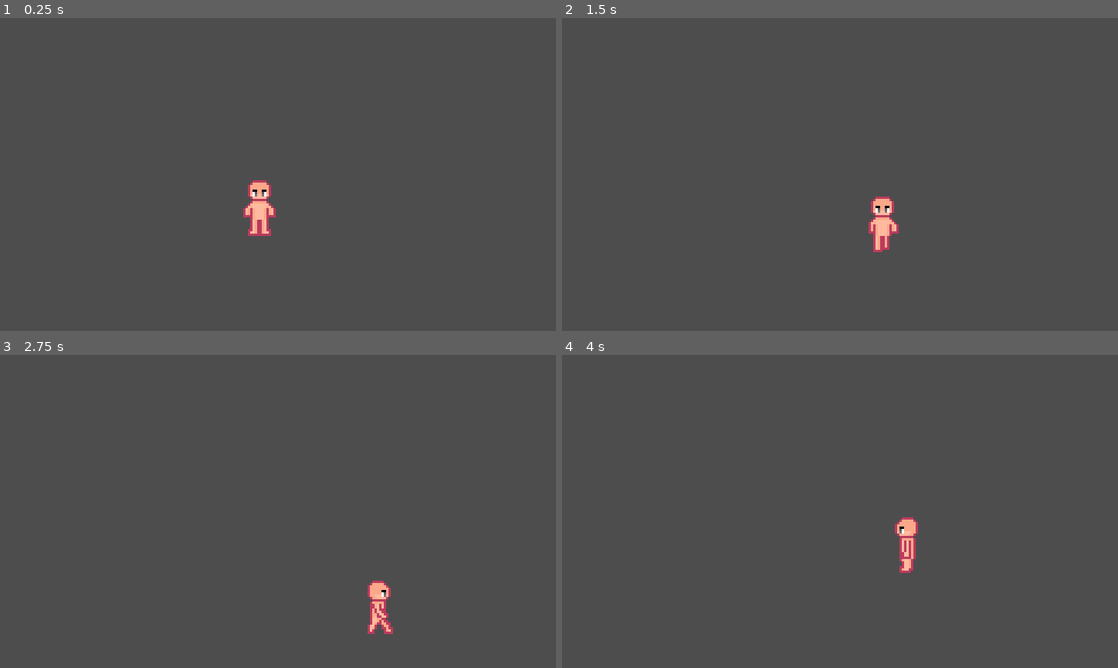
Above: before the commit, frames 1-4 (two rows, left to right).
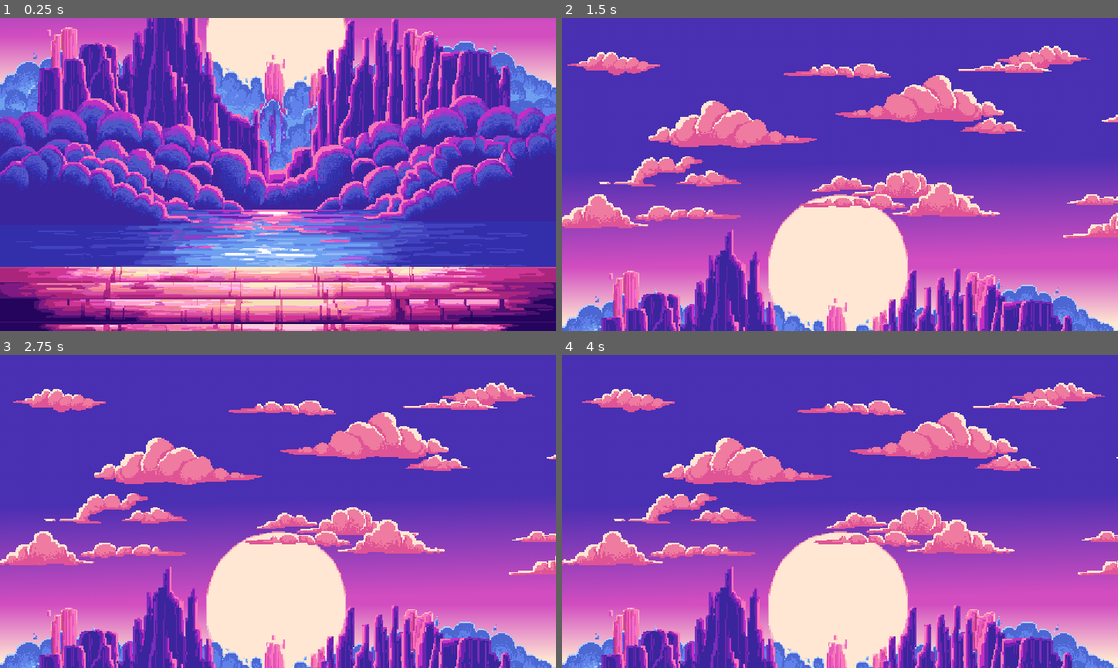
Above: after the commit, the same moments.

Repository: K0DDO/dima4ka-projecto-IVRitto
Game: Godot game, scene res://Scenes/bg.tscn
Same seed, same stepped clock (60 frames per second), same inputs: the game is played once before the commit and once after it. Before the commit the project starts from res://Scenes/world.tscn.
Inputs (mouse positions are in pixels of both pictures, inside the frame that each line leads up to):
- Up to frame 1 (0.25 s): no input
- Up to frame 2 (1.5 s): move the mouse to (962, 158) at 0.52 s; hold Right (ui_right) 0.53-1.28 s; click (962, 158) at 0.67 s; move the mouse to (728, 190) at 1.27 s; hold Down (ui_down) from 1.28 s (still down); click (728, 190) at 1.42 s
- Up to frame 3 (2.75 s): move the mouse to (333, 442) at 2.02 s; release Down (ui_down) at 2.03 s; hold Right (ui_right) from 2.03 s (still down); click (333, 442) at 2.17 s
- Up to frame 4 (4 s): move the mouse to (812, 574) at 2.77 s; release Right (ui_right) at 2.78 s; hold Up (ui_up) 2.78-3.53 s; click (812, 574) at 2.92 s; move the mouse to (1006, 558) at 3.52 s; hold Left (ui_left) from 3.53 s (still down); click (1006, 558) at 3.67 s

The runs differ from the first frame. In frame 1, 100% of the frame differs, in the area x 0-100%, y 0-100%; in frame 2, 100%; in frame 3, 100%; in frame 4, 100%.

Commit message:
adding start menu and making parallax effect

Diff:
--- /dev/null
+++ b/Divine Rebellion/Scenes/bg.tscn
@@ -0,0 +1,131 @@
+[gd_scene load_steps=19 format=3 uid="uid://cjc4nayp1cbpw"]
+
+[ext_resource type="Texture2D" uid="uid://c47xpbj12x1kw" path="res://Art/Backgrounds/menu background/menu background .png" id="1_1y2ea"]
+[ext_resource type="Texture2D" uid="uid://ca1bshnt3utr5" path="res://Art/Backgrounds/menu background/menu clouds.png" id="2_2x6va"]
+[ext_resource type="Script" path="res://Scripts/CloudScript.gd" id="2_nqwbj"]
+[ext_resource type="Script" path="res://Scripts/BGTreesScript.gd" id="2_old3n"]
+[ext_resource type="Script" path="res://Scripts/CameraScript.gd" id="4_ewagd"]
+[ext_resource type="Script" path="res://Scripts/EarthScript.gd" id="4_fk347"]
+[ext_resource type="Script" path="res://Scripts/TreesAndLakeScript.gd" id="4_gyunt"]
+[ext_resource type="Script" path="res://Scripts/MountainsScript.gd" id="4_vto1f"]
+[ext_resource type="Texture2D" uid="uid://dgpqasfcbfvap" path="res://Art/Tech/Menu/name.png" id="9_hy4ky"]
+[ext_resource type="Texture2D" uid="uid://c25g1iq083uc3" path="res://Art/Tech/Menu/menu.png" id="10_wibdf"]
+[ext_resource type="Texture2D" uid="uid://c8joga3phslxc" path="res://Art/Tech/Menu/buttons menu.png" id="11_dm20w"]
+
+[sub_resource type="AtlasTexture" id="AtlasTexture_k1uge"]
+atlas = ExtResource("1_1y2ea")
+region = Rect2(1920, 0, 480, 540)
+
+[sub_resource type="AtlasTexture" id="AtlasTexture_wgui5"]
+atlas = ExtResource("1_1y2ea")
+region = Rect2(1440, 0, 480, 540)
+
+[sub_resource type="AtlasTexture" id="AtlasTexture_xw0xr"]
+atlas = ExtResource("2_2x6va")
+region = Rect2(0, 0, 960, 270)
+
+[sub_resource type="AtlasTexture" id="AtlasTexture_mcbpl"]
+atlas = ExtResource("1_1y2ea")
+region = Rect2(960, 0, 480, 540)
+
+[sub_resource type="AtlasTexture" id="AtlasTexture_67jw7"]
+atlas = ExtResource("1_1y2ea")
+region = Rect2(480, -1, 480, 541)
+
+[sub_resource type="AtlasTexture" id="AtlasTexture_qwpb5"]
+atlas = ExtResource("1_1y2ea")
+region = Rect2(0, 0, 480, 540)
+
+[sub_resource type="AtlasTexture" id="AtlasTexture_xxaix"]
+atlas = ExtResource("11_dm20w")
+region = Rect2(756, 0, 63, 51)
+
+[node name="BG" type="Node2D"]
+position = Vector2(240, 270)
+
+[node name="ParallaxBackground" type="ParallaxBackground" parent="."]
+
+[node name="Sun" type="ParallaxLayer" parent="ParallaxBackground"]
+position = Vector2(240, 270)
+
+[node name="Sun" type="Sprite2D" parent="ParallaxBackground/Sun"]
+texture = SubResource("AtlasTexture_k1uge")
+
+[node name="BG Trees" type="ParallaxLayer" parent="ParallaxBackground"]
+position = Vector2(240, 270)
+
+[node name="BG Trees" type="Sprite2D" parent="ParallaxBackground/BG Trees"]
+texture = SubResource("AtlasTexture_wgui5")
+script = ExtResource("2_old3n")
+
+[node name="Clouds" type="ParallaxLayer" parent="ParallaxBackground"]
+texture_filter = 1
+texture_repeat = 2
+position = Vector2(240, 270)
+motion_mirroring = Vector2(980, 0)
+script = ExtResource("2_nqwbj")
+
+[node name="Clouds" type="Sprite2D" parent="ParallaxBackground/Clouds"]
+texture_filter = 1
+texture_repeat = 2
+position = Vector2(213, -156)
+texture = SubResource("AtlasTexture_xw0xr")
+region_enabled = true
+region_rect = Rect2(0, 0, 1431, 270)
+
+[node name="Mountains" type="ParallaxLayer" parent="ParallaxBackground"]
+position = Vector2(240, 270)
+
+[node name="Mountains" type="Sprite2D" parent="ParallaxBackground/Mountains"]
+texture = SubResource("AtlasTexture_mcbpl")
+script = ExtResource("4_vto1f")
+
+[node name="Trees And Lake" type="ParallaxLayer" parent="ParallaxBackground"]
+position = Vector2(240, 270)
+
+[node name="Trees And Lake" type="Sprite2D" parent="ParallaxBackground/Trees And Lake"]
+position = Vector2(0, 1)
+texture = SubResource("AtlasTexture_67jw7")
+script = ExtResource("4_gyunt")
+
+[node name="Earth" type="ParallaxLayer" parent="ParallaxBackground"]
+position = Vector2(240, 270)
+
+[node name="Earth" type="Sprite2D" parent="ParallaxBackground/Earth"]
+texture = SubResource("AtlasTexture_qwpb5")
+script = ExtResource("4_fk347")
+
+[node name="Camera2D" type="Camera2D" parent="."]
+position = Vector2(0, 77)
+zoom = Vector2(0.5, 0.5)
+script = ExtResource("4_ewagd")
+
+[node name="Name" type="Sprite2D" parent="."]
+visible = false
+position = Vector2(5, -204)
+texture = ExtResource("9_hy4ky")
+
+[node name="Menu" type="Sprite2D" parent="."]
+visible = false
+position = Vector2(4, -78.5)
+texture = ExtResource("10_wibdf")
+
+[node name="StartButton" type="Sprite2D" parent="."]
+visible = false
+position = Vector2(-35, -105)
+texture = SubResource("AtlasTexture_xxaix")
+
+[node name="SettingsButton" type="Sprite2D" parent="."]
+visible = false
+position = Vector2(40, -105)
+texture = SubResource("AtlasTexture_xxaix")
+
+[node name="ExitButton" type="Sprite2D" parent="."]
+visible = false
+position = Vector2(-35, -55)
+texture = SubResource("AtlasTexture_xxaix")
+
+[node name="AboutUsButton" type="Sprite2D" parent="."]
+visible = false
+position = Vector2(40, -55)
+texture = SubResource("AtlasTexture_xxaix")
--- /dev/null
+++ b/Divine Rebellion/Scenes/start_menu.tscn
@@ -0,0 +1,36 @@
+[gd_scene load_steps=7 format=3 uid="uid://suhm5pka78jv"]
+
+[ext_resource type="Texture2D" uid="uid://c8joga3phslxc" path="res://Art/Tech/Menu/buttons menu.png" id="1_f3xbg"]
+
+[sub_resource type="AtlasTexture" id="AtlasTexture_0vw0q"]
+atlas = ExtResource("1_f3xbg")
+region = Rect2(0, 0, 63, 51)
+
+[sub_resource type="AtlasTexture" id="AtlasTexture_kwb2r"]
+atlas = ExtResource("1_f3xbg")
+region = Rect2(63, 0, 63, 51)
+
+[sub_resource type="AtlasTexture" id="AtlasTexture_fgapp"]
+atlas = ExtResource("1_f3xbg")
+region = Rect2(126, 0, 63, 51)
+
+[sub_resource type="AtlasTexture" id="AtlasTexture_7y60g"]
+atlas = ExtResource("1_f3xbg")
+region = Rect2(189, 0, 63, 51)
+
+[sub_resource type="AnimatedTexture" id="AnimatedTexture_545x4"]
+resource_local_to_scene = true
+frames = 3
+frame_0/texture = SubResource("AtlasTexture_kwb2r")
+frame_1/texture = SubResource("AtlasTexture_fgapp")
+frame_1/duration = 1.0
+frame_2/texture = SubResource("AtlasTexture_7y60g")
+frame_2/duration = 1.0
+
+[node name="StartMenu" type="Node2D"]
+
+[node name="TextureButton" type="TextureButton" parent="."]
+offset_right = 40.0
+offset_bottom = 40.0
+texture_normal = SubResource("AtlasTexture_0vw0q")
+texture_hover = SubResource("AnimatedTexture_545x4")
--- a/Divine Rebellion/Scenes/world.tscn
+++ b/Divine Rebellion/Scenes/world.tscn
@@ -2,7 +2,7 @@
 
 [ext_resource type="PackedScene" uid="uid://dvkw106fpvnys" path="res://Player/player.tscn" id="1_cbvdx"]
 
-[node name="World" type="Node2D"]
+[node name="world" type="Node2D"]
 
 [node name="Player" parent="." instance=ExtResource("1_cbvdx")]
 position = Vector2(113, 79)
--- /dev/null
+++ b/Divine Rebellion/Scripts/BGTreesScript.gd
@@ -0,0 +1,9 @@
+extends Sprite2D
+
+func _process(delta):
+	if position.y <= 11:
+		position.y += 1 * delta
+
+func _input(event):
+	if event is InputEventMouseButton:
+		position.y = 11
--- /dev/null
+++ b/Divine Rebellion/Scripts/CameraScript.gd
@@ -0,0 +1,9 @@
+extends Camera2D
+
+func _process(delta):
+	if position.y >= -125:
+		position += Vector2(0, -0.2)
+
+func _input(event):
+	if event is InputEventMouseButton:
+		position = Vector2(0, -125)
--- /dev/null
+++ b/Divine Rebellion/Scripts/CloudScript.gd
@@ -0,0 +1,4 @@
+extends ParallaxLayer
+
+func _physics_process(delta):
+	motion_offset.x += 5 * delta
--- /dev/null
+++ b/Divine Rebellion/Scripts/EarthScript.gd
@@ -0,0 +1,9 @@
+extends Sprite2D
+
+func _process(delta):
+	if position.y <= 100:
+		position.y += 20 * delta
+
+func _input(event):
+	if event is InputEventMouseButton:
+		position.y = 100
--- /dev/null
+++ b/Divine Rebellion/Scripts/MountainsScript.gd
@@ -0,0 +1,9 @@
+extends Sprite2D
+
+func _process(delta):
+	if position.y <= 16:
+		position.y += 1.5 * delta
+
+func _input(event):
+	if event is InputEventMouseButton:
+		position.y = 16.5
--- /dev/null
+++ b/Divine Rebellion/Scripts/TreesAndLakeScript.gd
@@ -0,0 +1,9 @@
+extends Sprite2D
+
+func _process(delta):
+	if position.y <= 40:
+		position.y += 4 * delta
+
+func _input(event):
+	if event is InputEventMouseButton:
+		position.y = 44
--- a/Divine Rebellion/project.godot
+++ b/Divine Rebellion/project.godot
@@ -11,7 +11,7 @@
 [application]
 
 config/name="Divine Rebellion"
-run/main_scene="res://Scenes/world.tscn"
+run/main_scene="res://Scenes/bg.tscn"
 config/features=PackedStringArray("4.2", "GL Compatibility")
 config/icon="res://Art/Tech/icon.png"
 
